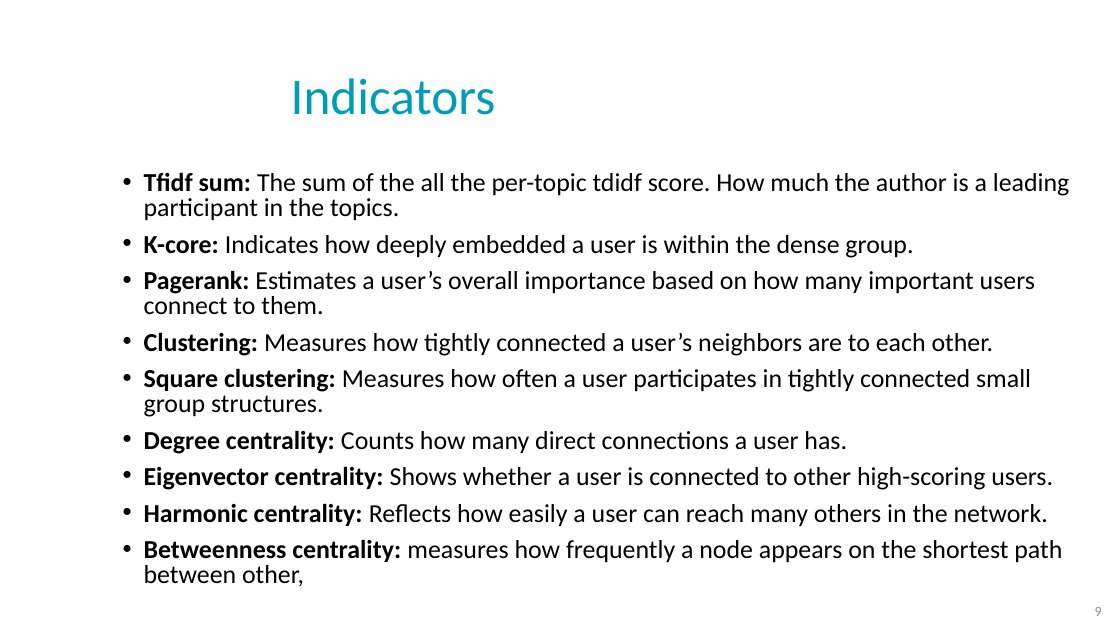
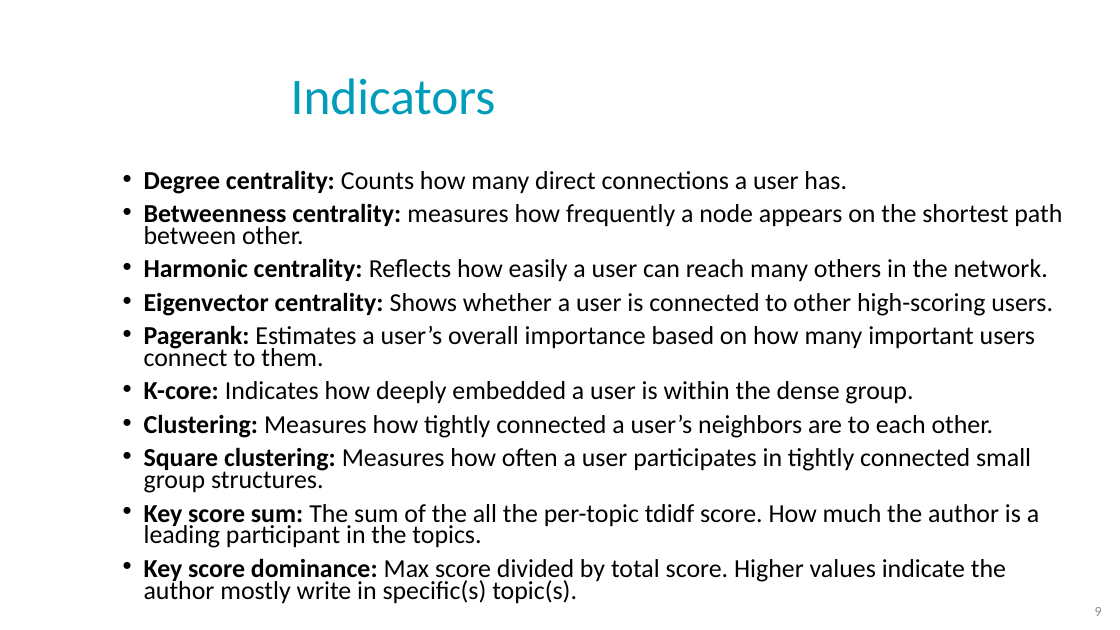
Before and after one commit to NoaTal1996/Backbone-Graph, a slide deck: slide 9 of docs/base_slides.pptx. Drawn at 1120x630 pixels with LibreOffice and Linux fonts; fonts in the diff are those of the drawing; background and template pictures are left out. Boxes give left, top, right and bottom in pixels: in the first picture for what was removed or moved away, otherwise in the second. Text is boxed around its words. In the diff, an @@ line names an element or a change of style, - is before the commit and + after.

Commit message:
update slides

```diff
--- a/docs/base_slides.pptx
+++ b/docs/base_slides.pptx
@@ text at [144,170,1062,366]: text changed @@
-• Tfidf sum: The sum of the all the per-topic tdidf score. How much the author is a leading participant in the topics.
+• Degree centrality: Counts how many direct connections a user has.
+• Betweenness centrality: measures how frequently a node appears on the shortest path between other.
+• Harmonic centrality: Reflects how easily a user can reach many others in the network.
+• Eigenvector centrality: Shows whether a user is connected to other high-scoring users.
+• Pagerank: Estimates a user’s overall importance based on how many important users connect to them.
@@ text at [144,270,1035,314]: paragraph removed @@
-• Pagerank: Estimates a user’s overall importance based on how many important users connect to them.
@@ text at [144,381,1031,493]: line spacing 0.8 to 0.7 @@
@@ text at [144,504,1039,604]: text changed @@
-• Degree centrality: Counts how many direct connections a user has.
-• Eigenvector centrality: Shows whether a user is connected to other high-scoring users.
-• Harmonic centrality: Reflects how easily a user can reach many others in the network.
-• Betweenness centrality: measures how frequently a node appears on the shortest path between other,
+• Key score sum: The sum of the all the per-topic tdidf score. How much the author is a leading participant in the topics.
+• Key score dominance: Max score divided by total score. Higher values indicate the author mostly write in specific(s) topic(s).
```
Also in this commit, not shown: 1 other file.
